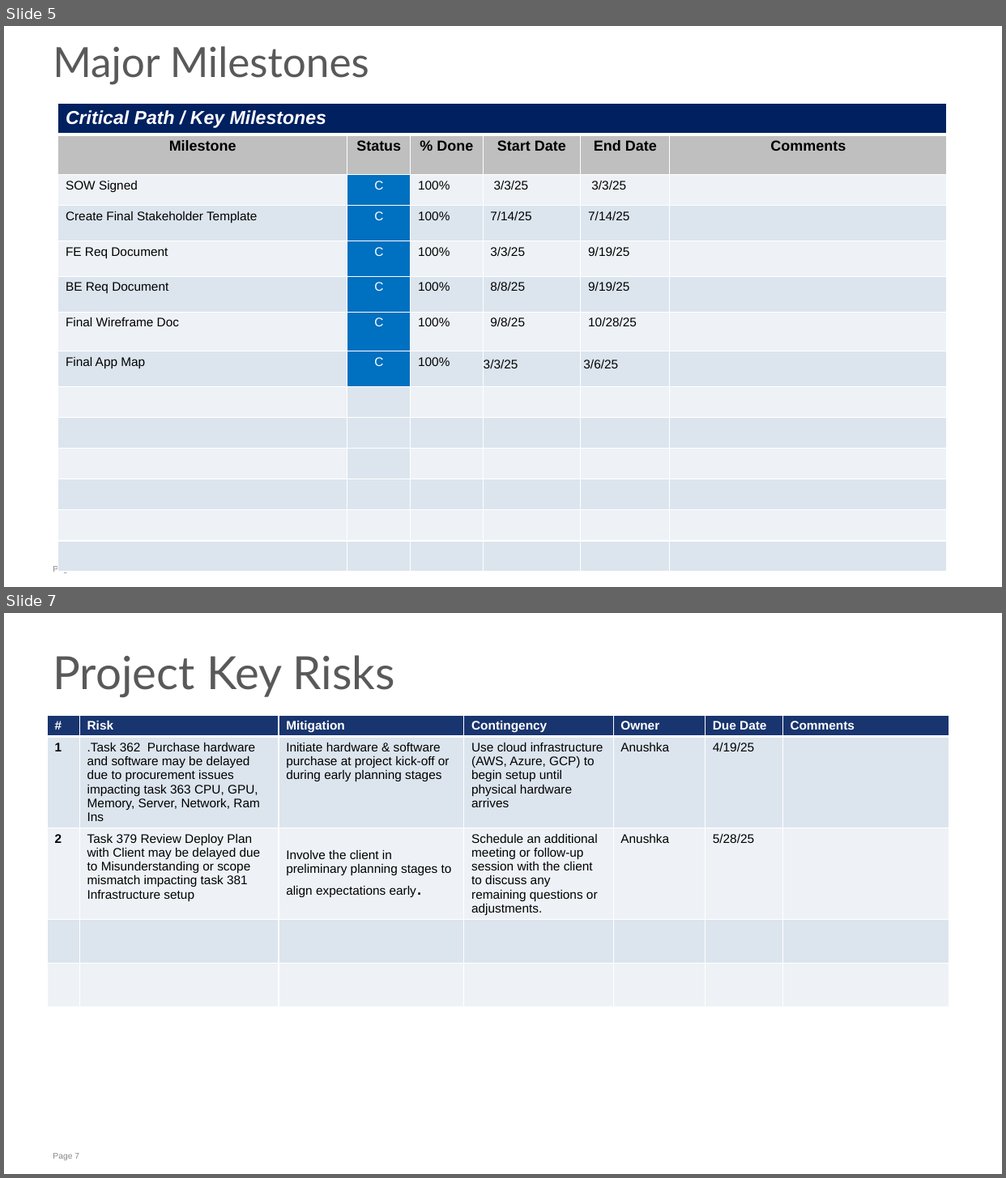
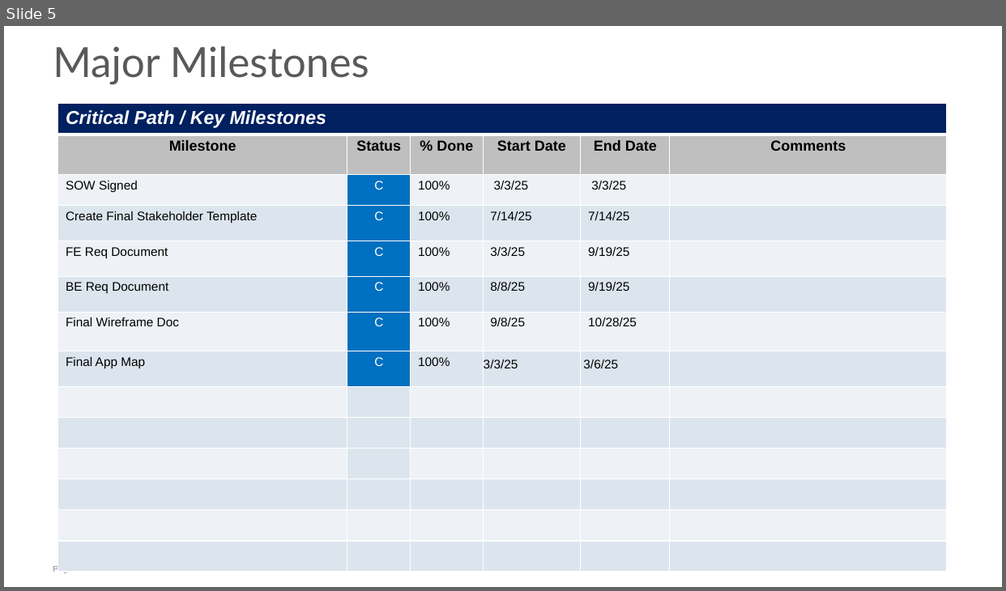
Before and after one commit to dkl520/cs7315_project, a slide deck: 4/group2 - pro4.pptx. Shown one above the other, each under a label of ours: slides 5 and 7 before the commit, slide 5 after it; the slides between them are not shown. The pictures are 1006x1178 and 1006x591 pixels, drawn with LibreOffice and Linux fonts; fonts in the diff are those of the drawing. Boxes give left, top, right and bottom in pixels: in the first picture for what was removed or moved away, otherwise in the second. Text is boxed around its words. In the diff, an @@ line names an element or a change of style, - is before the commit and + after.

```diff
--- a/4/group2 - pro4.pptx
+++ b/4/group2 - pro4.pptx
@@ slide 7 removed at (x1=4, y1=613, x2=1002, y2=1174), background #FFFFFF; not listed: 1 template element that a slide beside it also shows @@
@@ title removed at (x1=53, y1=655, x2=395, y2=697) @@
-Project Key Risks
@@ table removed at (x1=48, y1=716, x2=949, y2=1020), 5 rows, 7 columns @@
-# | Risk | Mitigation | Contingency | Owner | Due Date | Comments
-1 | .Task 362 Purchase hardware and software may be delayed due to procurement issues impacting task 363 CPU, GPU, Memory, Server, Network, Ram Ins | Initiate hardware & software purchase at project kick-off or during early planning stages | Use cloud infrastructure (AWS, Azure, GCP) to begin setup until physical hardware arrives | Anushka | 4/19/25 | 
-2 | Task 379 Review Deploy Plan with Client may be delayed due to Misunderstanding or scope mismatch impacting task 381 Infrastructure setup | Involve the client in preliminary planning stages to align expectations early. | Schedule an additional meeting or follow-up session with the client to discuss any remaining questions or adjustments. | Anushka | 5/28/25 | 
- |  |  |  |  |  | 
- |  |  |  |  |  | 
```
Also in this commit, not shown: 7 slides changed, 5 other slides removed, 1 other file.
